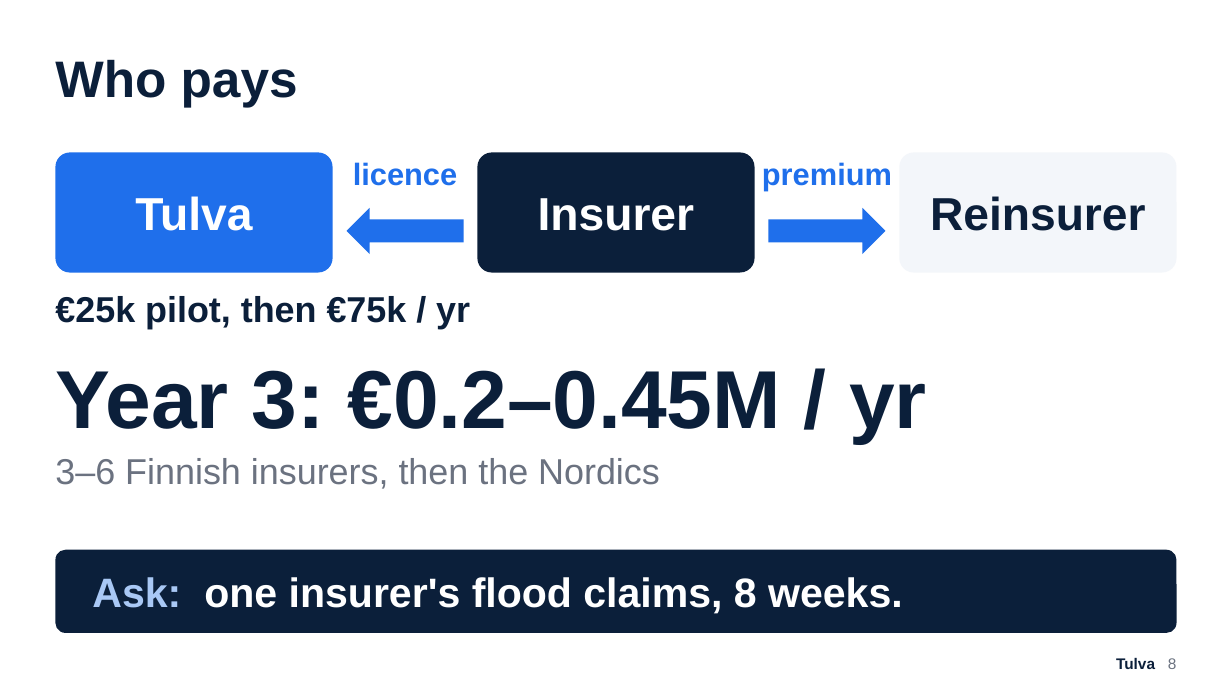
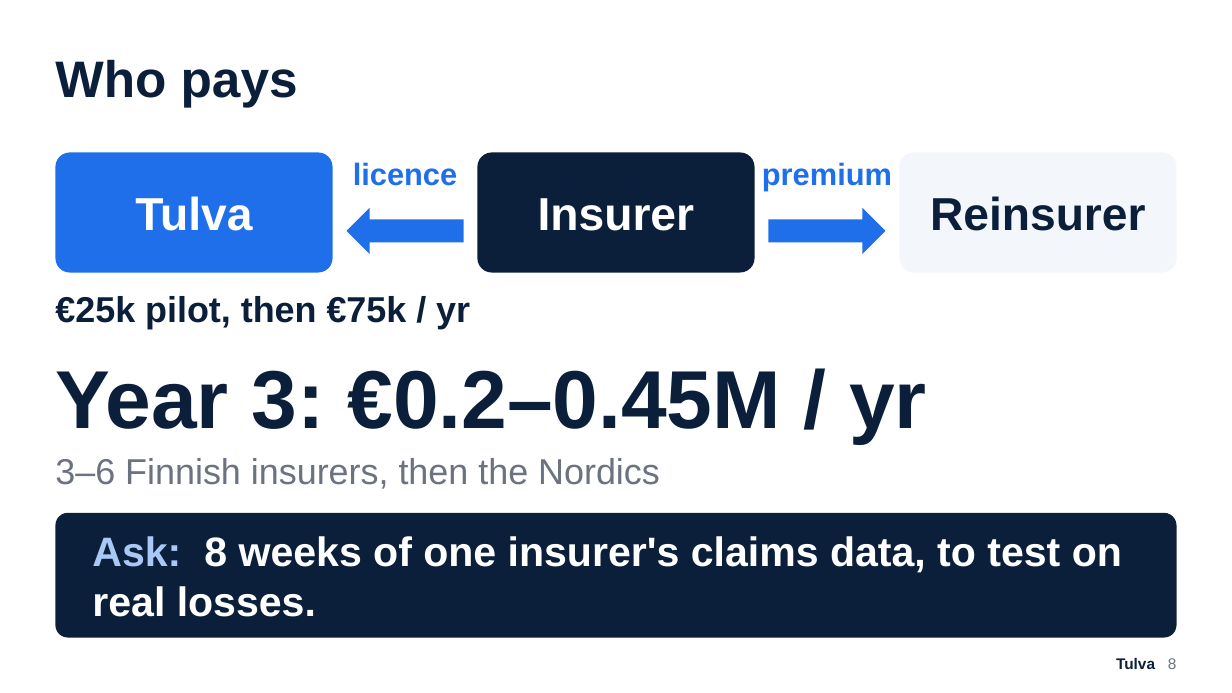
Before and after one commit to Zawaer/tulva, a slide deck: slide 8 of deck/Tulva_QxF2026.pptx. Drawn at 1232x693 pixels with LibreOffice and Linux fonts; fonts in the diff are those of the drawing. Boxes give left, top, right and bottom in pixels: in the first picture for what was removed or moved away, otherwise in the second. Text is boxed around its words. In the diff, an @@ line names an element or a change of style, - is before the commit and + after.

```diff
--- a/deck/Tulva_QxF2026.pptx
+++ b/deck/Tulva_QxF2026.pptx
@@ rounded rectangle: place and size @@
-rounded rectangle at (55, 550, 1177, 633)
+rounded rectangle at (55, 513, 1177, 638)
@@ rounded rectangle at (55, 513, 1177, 638): proportions changed @@
@@ text at (92, 536, 1122, 617): text changed @@
-Ask: one insurer's flood claims, 8 weeks.
+Ask: 8 weeks of one insurer's claims data, to test on real losses.
```
Also in this commit, not shown: 3 other files.
